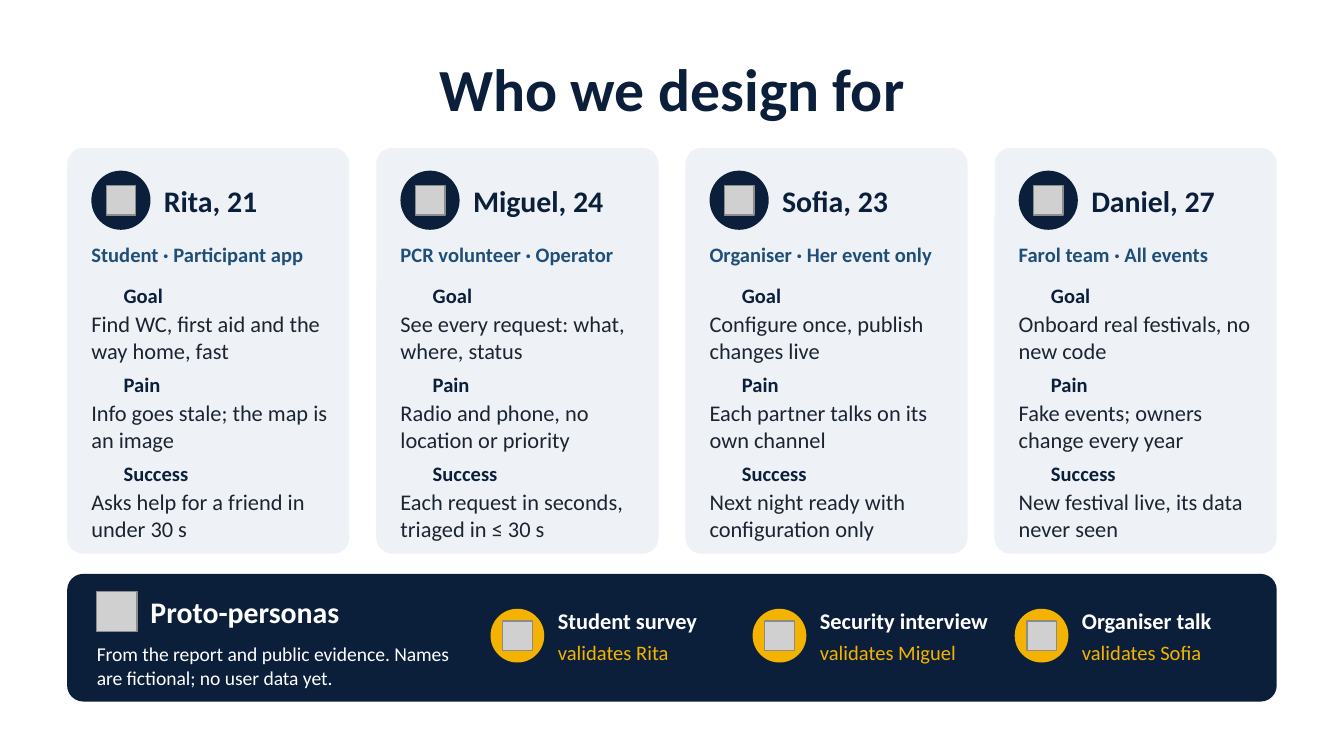
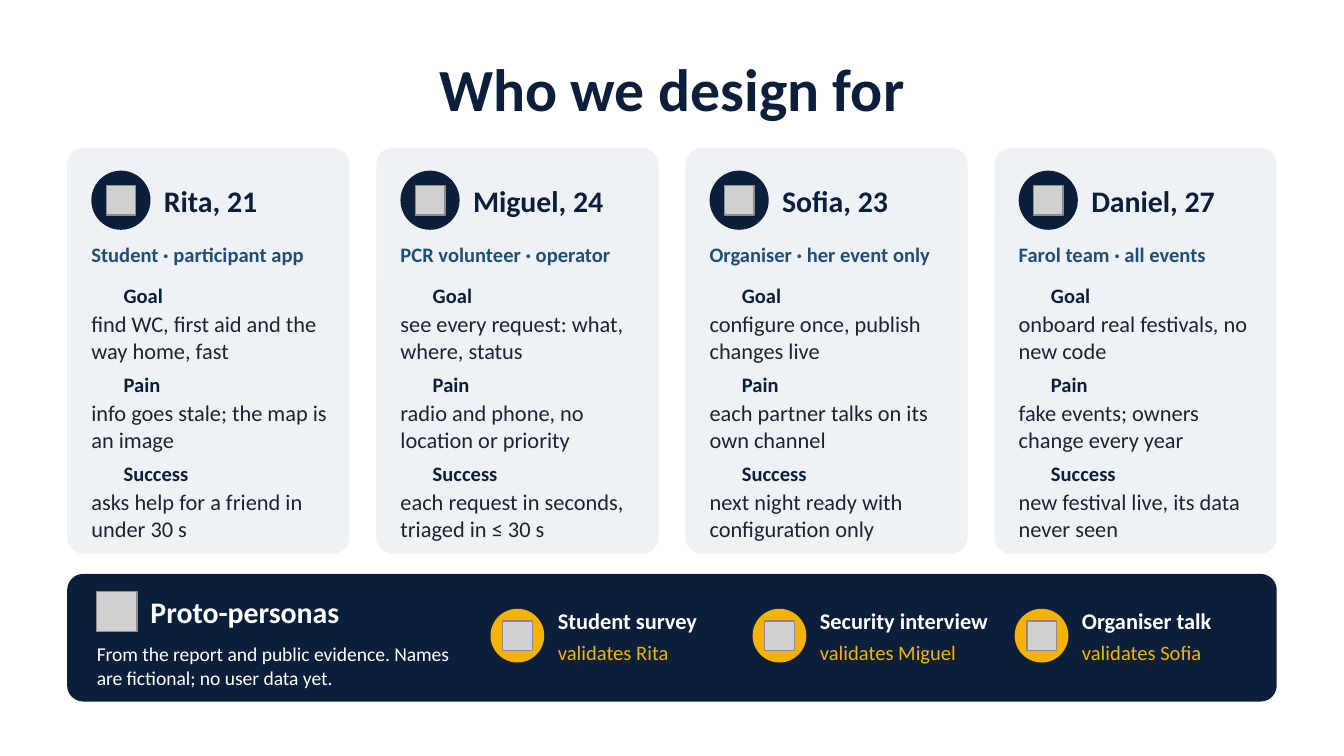
Before and after one commit to tomasoliveira21/LABDSOF, a slide deck: slide 3 of Docs/Presentation/Farol_First_Presentation.pptx. Drawn at 1344x756 pixels with LibreOffice and Linux fonts; fonts in the diff are those of the drawing; grey boxes stand for pictures; background and template pictures are left out. Boxes give left, top, right and bottom in pixels: in the first picture for what was removed or moved away, otherwise in the second. Text is boxed around its words. In the diff, an @@ line names an element or a change of style, - is before the commit and + after.

```diff
--- a/Docs/Presentation/Farol_First_Presentation.pptx
+++ b/Docs/Presentation/Farol_First_Presentation.pptx
@@ text at [91,247,303,266]: text changed @@
-Student · Participant app
+Student · participant app
@@ text at [400,247,611,266]: text changed @@
-PCR volunteer · Operator
+PCR volunteer · operator
@@ text at [710,247,930,266]: text changed @@
-Organiser · Her event only
+Organiser · her event only
@@ text at [1019,247,1205,262]: text changed @@
-Farol team · All events
+Farol team · all events
@@ text at [91,316,316,363]: text changed @@
-Find WC, first aid and the way home, fast
+find WC, first aid and the way home, fast
@@ text at [400,316,623,362]: text changed @@
-See every request: what, where, status
+see every request: what, where, status
@@ text at [710,316,921,363]: text changed @@
-Configure once, publish changes live
+configure once, publish changes live
@@ text at [1019,316,1248,359]: text changed @@
-Onboard real festivals, no new code
+onboard real festivals, no new code
@@ text at [91,405,327,452]: text changed @@
-Info goes stale; the map is an image
+info goes stale; the map is an image
@@ text at [400,405,584,452]: text changed @@
-Radio and phone, no location or priority
+radio and phone, no location or priority
@@ text at [710,405,927,448]: text changed @@
-Each partner talks on its own channel
+each partner talks on its own channel
@@ text at [1019,405,1199,452]: text changed @@
-Fake events; owners change every year
+fake events; owners change every year
@@ text at [91,494,302,537]: text changed @@
-Asks help for a friend in under 30 s
+asks help for a friend in under 30 s
@@ text at [400,494,624,541]: text changed @@
-Each request in seconds, triaged in ≤ 30 s
+each request in seconds, triaged in ≤ 30 s
@@ text at [710,494,902,541]: text changed @@
-Next night ready with configuration only
+next night ready with configuration only
@@ text at [1019,494,1240,537]: text changed @@
-New festival live, its data never seen
+new festival live, its data never seen
```
Also in this commit, not shown: 1 other slide changed, 1 slide added, 3 other files.
